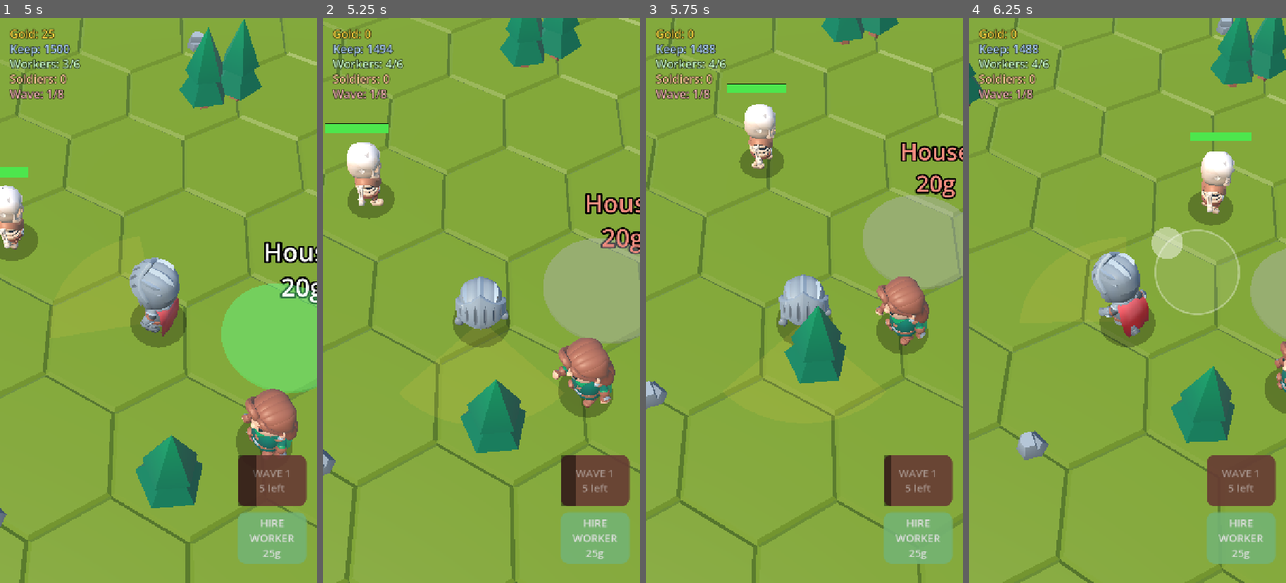
Above: before the commit, frames 1-4 (left to right).
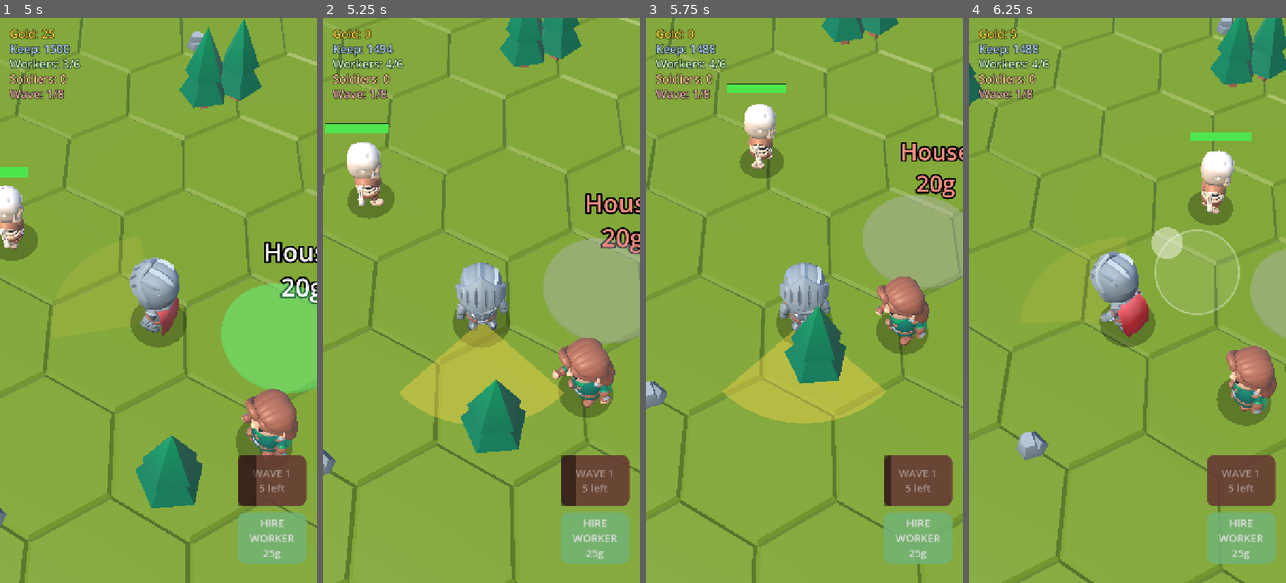
Above: after the commit, the same moments.

Repository: tembugi/town-defender
Game: Godot game, scene res://Main3D.tscn
The game is run twice, just before and just after one commit, with the same random seed, the same clock (stepped at 60 frames per second) and the same inputs.
Inputs (mouse positions are in pixels of both pictures, inside the frame that each line leads up to):
- Up to frame 1 (5 s): click "HIRE WORKER 25g" at 0.5 s; click "START WAVE" at 1.25 s; tap Enter at 2 s; move the mouse to (142, 413) at 2.02 s; hold W 2.03-2.75 s; tap H at 2.1, 3.6 s; click (142, 413) at 2.17 s; tap Space at 2.27 s; drag from (253, 385) to (142, 413) at 2.77 s; move the mouse to (63, 215) at 3.52 s; hold A 3.53-4.25 s; drag from (174, 300) to (63, 215) at 4.27 s
- Up to frame 2 (5.25 s): move the mouse to (433, 159) at 5.02 s; hold S from 5.03 s (still down); tap H at 5.1 s
- Up to frame 3 (5.75 s): keep holding S; tap Space at 5.27 s
- Up to frame 4 (6.25 s): release S at 5.75 s; drag from (1197, 272) to (1079, 159) at 5.77 s

Frame 1 is identical in both runs. In frame 2, 5.6% of the frame differs, in the area x 24-77%, y 43-72%; in frame 3, 4.9%; in frame 4, 4.5%.

Commit message:
3D: make the attack cone universal (chops trees/rocks too)
The hero's cone is now the single 'interact' action: a swing acts on anything
at least partly inside it -- enemies take damage, resource nodes get chopped
(each swing advances felling by one attack interval and drops resources when
felled). Felling no longer requires standing still next to a node and isn't
gated by movement; the cone's circle-vs-sector test takes each node's body
radius. Building on a pad still uses stand-still. Removed the now-unused
GATHER_RANGE and the old proximity gather path.

Co-Authored-By: Claude Sonnet 4.6 <noreply@anthropic.com>

Diff:
--- a/scripts/Game3D.gd
+++ b/scripts/Game3D.gd
@@ -24,7 +24,6 @@
 const CASTLE := "res://Models/hexagon/buildings/blue/building_castle_blue.gltf"
 
 const HIRE_COST := 25
-const GATHER_RANGE := 1.6
 const BUILD_RANGE := 1.8
 
 const HOME := "res://Models/hexagon/buildings/blue/building_home_A_blue.gltf"
@@ -367,19 +366,20 @@
 			continue
 		if Vector2(rd.position.x - hero.position.x, rd.position.z - hero.position.z).length() <= HERO_PICKUP:
 			_gain_gold(rd.pick_up())
-	# combat works on the move and swings where the hero faces (no lock-on).
-	# only start a swing if an enemy is at least partly inside the attack cone;
-	# the hit re-checks the cone on landing, so a target that dodges out misses.
+	# the swing is universal: it works on the move, faces wherever the hero faces
+	# (no lock-on), and acts on whatever is at least partly inside the cone --
+	# enemies take damage, trees/rocks get chopped. A swing only starts if there's
+	# such a target, and the hit re-checks the cone on landing (dodge/move out = miss).
 	var hfwd := _hero_forward()
-	var threat := _enemy_in_cone(hero.position, hfwd)
-	if threat and hero_atk_cd <= 0.0:
+	var has_target := _target_in_cone(hero.position, hfwd)
+	if has_target and hero_atk_cd <= 0.0:
 		hero_atk_cd = HERO_ATK_CD
 		hero.attack_anim_t = 0.35
 		_hero_swing(hero.position, hfwd)
-	if moving or threat:
+	if moving or has_target:
 		hero.gather_target = null
 	else:
-		# standing still and nothing to fight: build on a pad, else gather a node
+		# standing still with nothing in the cone: build on a pad we're stood on
 		var pad := nearest_pad(hero.position, BUILD_RANGE)
 		if pad != null and gold >= pad.cost:
 			hero.gather_target = pad
@@ -389,10 +389,7 @@
 				else:
 					_construct(pad)
 		else:
-			var node := nearest_resource(hero.position, GATHER_RANGE)
-			hero.gather_target = node
-			if node != null and node.work(delta):
-				spawn_drop(node.global_position, node.yield_amt, node.ntype)   # fell -> drop
+			hero.gather_target = null
 
 	# passive income from workshops/markets
 	if workshops > 0:
@@ -564,15 +561,15 @@
 # True if an enemy's body circle (radius ENEMY_HIT_R) overlaps the cone defined by
 # apex `origin`, axis `fwd`, half-angle HERO_ARC and radius HERO_ATK_RANGE. This is
 # an exact circle-vs-(convex)-sector overlap test in the XZ plane.
-func _cone_overlaps(origin: Vector3, fwd: Vector3, c: Vector3) -> bool:
+func _cone_overlaps(origin: Vector3, fwd: Vector3, c: Vector3, r := ENEMY_HIT_R) -> bool:
 	var rel := c - origin
 	rel.y = 0.0
 	var d := rel.length()
-	if d <= ENEMY_HIT_R:
+	if d <= r:
 		return true                                  # right on top of the hero
 	var ang := acos(clampf(rel.dot(fwd) / d, -1.0, 1.0))
 	if ang <= HERO_ARC:
-		return d <= HERO_ATK_RANGE + ENEMY_HIT_R     # inside the wedge: just the radius
+		return d <= HERO_ATK_RANGE + r               # inside the wedge: just the radius
 	# outside the wedge angularly: distance to the nearer edge ray (segment 0..R)
 	var perp := Vector3(-fwd.z, 0.0, fwd.x)
 	var s := signf(rel.dot(perp))
@@ -581,26 +578,36 @@
 	var a := s * HERO_ARC
 	var edge := Vector3(fwd.x * cos(a) - fwd.z * sin(a), 0.0, fwd.x * sin(a) + fwd.z * cos(a))
 	var t := clampf(rel.dot(edge), 0.0, HERO_ATK_RANGE)
-	return rel.distance_to(edge * t) <= ENEMY_HIT_R
-
-
-func _enemy_in_cone(origin: Vector3, fwd: Vector3) -> bool:
+	return rel.distance_to(edge * t) <= r
+
+
+# Is there anything actionable (a live enemy or a standing resource node) at least
+# partly inside the cone? Used to decide whether a swing should start.
+func _target_in_cone(origin: Vector3, fwd: Vector3) -> bool:
 	for e in get_tree().get_nodes_in_group("enemies"):
 		var en := e as Enemy3D
 		if not en.dead and _cone_overlaps(origin, fwd, en.global_position):
 			return true
+	for n in resource_nodes:
+		if not n.depleted and _cone_overlaps(origin, fwd, n.global_position, n.hit_radius()):
+			return true
 	return false
 
 
-# A directional melee swing. The cone (apex + facing) is committed at swing start;
-# after a short windup the hit lands on every live enemy still overlapping that
-# committed cone, so a target that leaves the zone in time is missed.
+# A universal directional swing. The cone (apex + facing) is committed at swing
+# start; after a short windup it acts on everything still overlapping that cone --
+# enemies take damage, resource nodes get chopped (and drop on felling). Anything
+# that leaves the zone in time is missed.
 func _hero_swing(origin: Vector3, fwd: Vector3) -> void:
 	get_tree().create_timer(HERO_WINDUP).timeout.connect(func():
 		for e in get_tree().get_nodes_in_group("enemies"):
 			var en := e as Enemy3D
 			if not en.dead and _cone_overlaps(origin, fwd, en.global_position):
-				en.take_damage(HERO_DMG))
+				en.take_damage(HERO_DMG)
+		for n in resource_nodes:
+			if not n.depleted and _cone_overlaps(origin, fwd, n.global_position, n.hit_radius()):
+				if n.work(HERO_ATK_CD):   # each swing advances felling by one attack interval
+					spawn_drop(n.global_position, n.yield_amt, n.ntype))
 
 
 func nearest_enemy(from: Vector3, rng: float) -> Enemy3D:
--- a/scripts/ResourceNode3D.gd
+++ b/scripts/ResourceNode3D.gd
@@ -38,6 +38,11 @@
 	add_child(body)
 
 
+# Body radius for the hero's cone-overlap test (matches the collider footprint).
+func hit_radius() -> float:
+	return 0.5 if ntype == "rock" else 0.4
+
+
 func work(delta: float) -> bool:
 	if depleted:
 		return false
